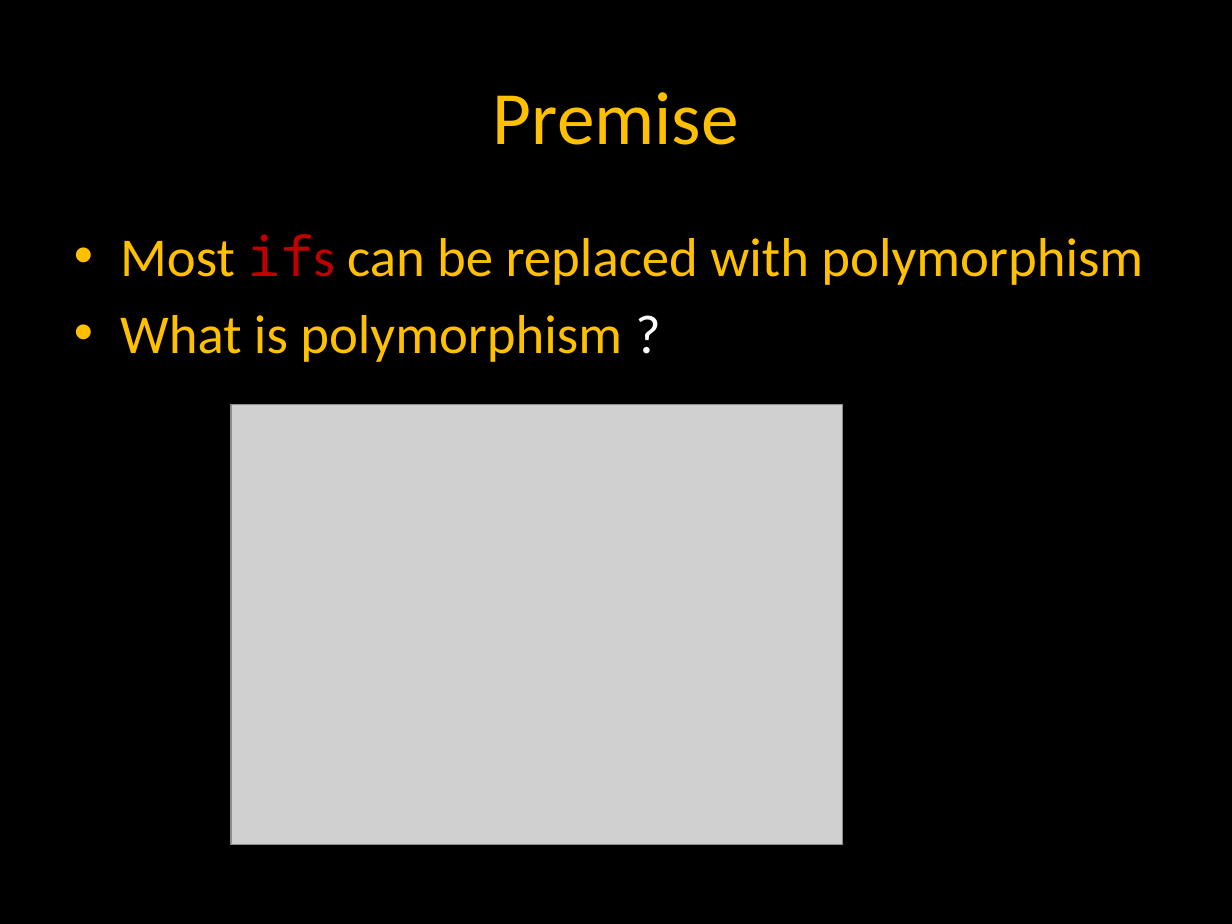
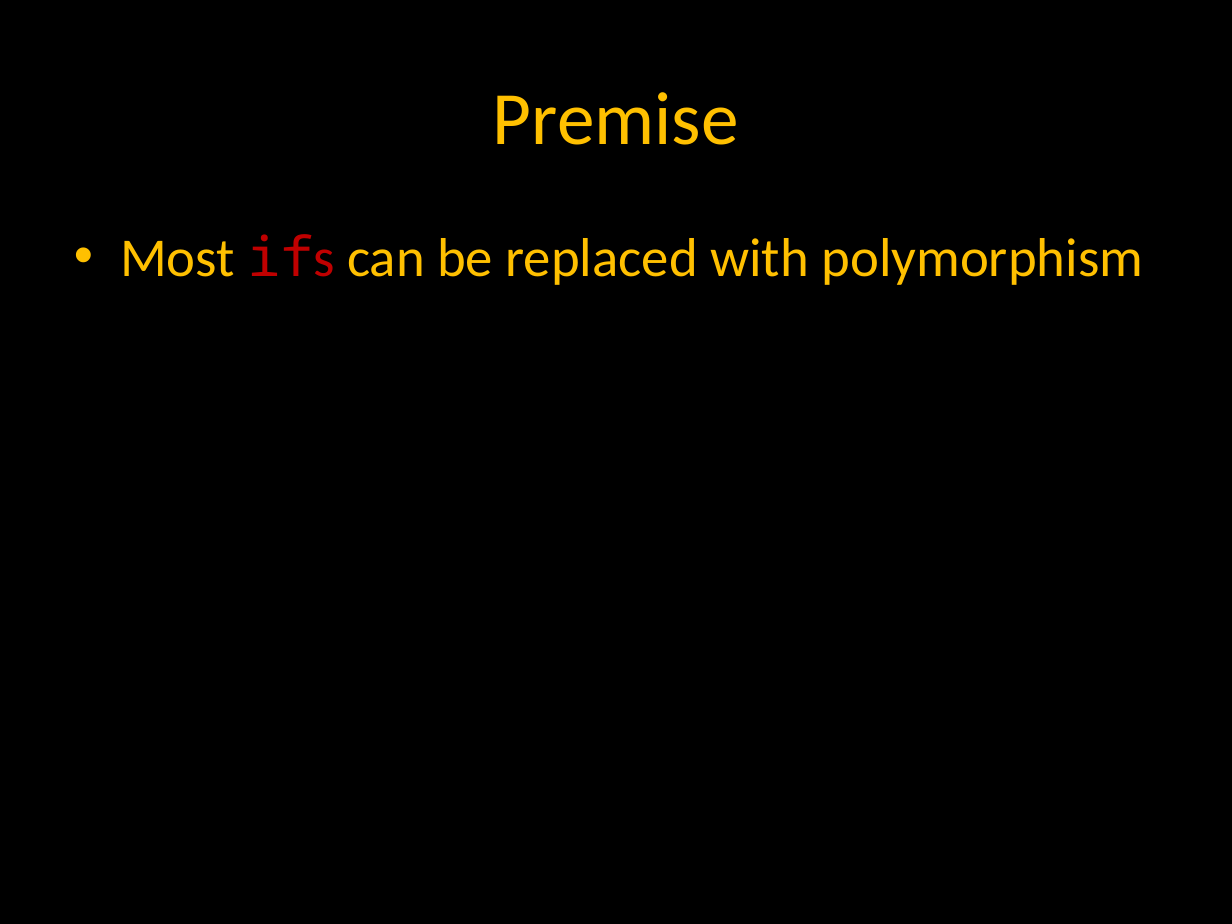
Before and after one commit to lynnUg/Duckmaze, a slide deck: slide 2 of CodePresentation.pptx. Drawn at 1232x924 pixels with LibreOffice and Linux fonts; fonts in the diff are those of the drawing; grey boxes stand for pictures. Boxes give left, top, right and bottom in pixels: in the first picture for what was removed or moved away, otherwise in the second. Text is boxed around its words. In the diff, an @@ line names an element or a change of style, - is before the commit and + after.

Commit message:
adding new slides

```diff
--- a/CodePresentation.pptx
+++ b/CodePresentation.pptx
@@ text at [120,315,622,362]: paragraph removed @@
-• What is polymorphism ?
@@ picture removed at [230,404,843,844] @@
```
Also in this commit, not shown: 3 other slides changed, 5 slides added.
